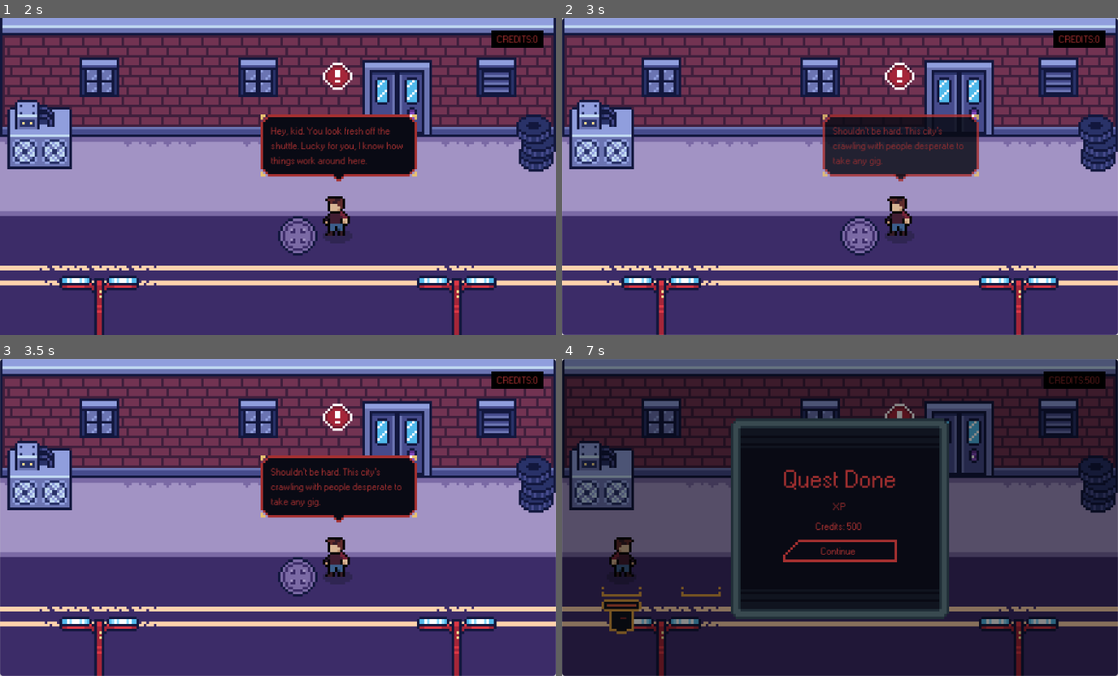
Above: before the commit, frames 1-4 (two rows, left to right).
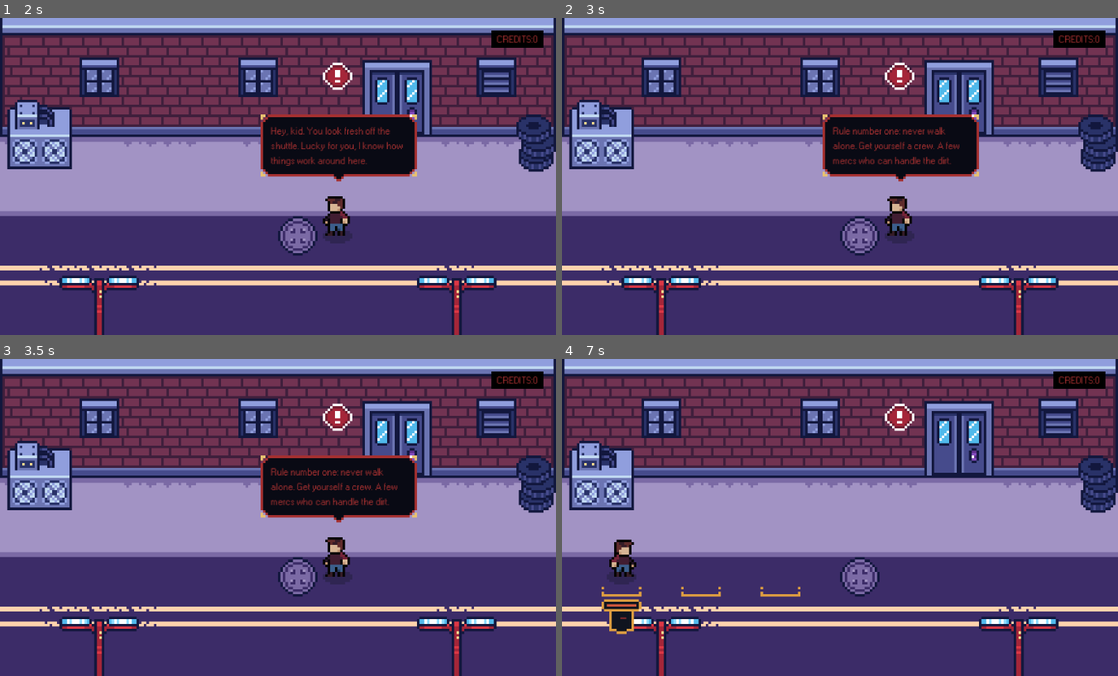
Above: after the commit, the same moments.

Repository: Paraldos/AdventureGame
Game: Godot game, scene res://title_screen/title_screen.tscn
The game is run twice, just before and just after one commit, with the same random seed, the same clock (stepped at 60 frames per second) and the same inputs.
Inputs (mouse positions are in pixels of both pictures, inside the frame that each line leads up to):
- Up to frame 1 (2 s): click "Start" at 0.5 s; move the mouse to (400, 160) at 1.27 s
- Up to frame 2 (3 s): click (840, 176) at 2 s; tap Enter at 2.75 s; move the mouse to (728, 192) at 2.77 s
- Up to frame 3 (3.5 s): no input
- Up to frame 4 (7 s): tap Space at 3.5 s; move the mouse to (895, 447) at 3.52 s; click (623, 552) at 4.27 s; click (1017, 653) at 5.02 s; click (623, 552) at 5.77 s; click (1017, 653) at 6.52 s

Frame 1 is identical in both runs. In frame 2, 3.3% of the frame differs, in the area x 0-100%, y 0-100%; in frame 3, 0.9%; in frame 4, 99%.

Commit message:
refactored dialog system

Diff:
--- a/dialog_manager/bubble/dialog_bubble.gd
+++ b/dialog_manager/bubble/dialog_bubble.gd
@@ -1,29 +1,50 @@
-extends Node2D
+extends CanvasLayer
 class_name DialogBubble
 
+@onready var marker: Marker2D = %Marker
 @onready var panel_container: PanelContainer = %PanelContainer
 @onready var content_container: VBoxContainer = %ContentContainer
 @onready var label: Label = %Label
 @onready var pointer_top: TextureRect = %PointerTop
 @onready var pointer_bottom: TextureRect = %PointerBottom
 @onready var animation_player: AnimationPlayer = $AnimationPlayer
+var bp_option_btn = preload("res://dialog_manager/bubble/option_btn.tscn")
 var dialog : Dialog
 
 func _ready() -> void:
-	_add_content()
-
-func _add_content():
+	SignalManager.remove_dialog_bubbles.connect(queue_free)
+	animation_player.play('fade_in')
+	_set_position()
 	_add_text()
 	_add_options()
 
+func _on_remove_dialog_bubbles():
+	await get_tree().create_timer(0.1).timeout
+	queue_free()
+
+func _set_position():
+	if dialog.speaker <= 5:
+		var target_slot = Utils.current_location.slots[dialog.speaker]
+		var target_pos = target_slot.global_position
+		target_pos.y -= 16
+		marker.global_position = target_pos
+
 func _add_text():
+	label.text = dialog.text
 	animation_player.play('fade_in')
-	label.text = dialog.text
 
 func _add_options():
+	if dialog.options.size() <= 1: return
 	for option in dialog.options:
-		var btn = DialogManager.bp_option_btn.instantiate()
-		btn.text = option.text
+		var btn = bp_option_btn.instantiate()
 		btn.option = option
-		btn.parent_bubble = self
+		btn.parent_dialog = dialog
 		content_container.add_child(btn)
+
+func _on_background_btn_pressed() -> void:
+	if dialog.options.size() > 1: return
+	SignalManager.remove_dialog_bubbles.emit()
+	if dialog.options.size() == 0:
+		SignalManager.dialog_option_selected.emit( dialog.id, null )
+	else:
+		SignalManager.dialog_option_selected.emit( dialog.id, dialog.options[0] )
--- a/dialog_manager/bubble/dialog_bubble.tscn
+++ b/dialog_manager/bubble/dialog_bubble.tscn
@@ -9,7 +9,7 @@
 tracks/0/type = "value"
 tracks/0/imported = false
 tracks/0/enabled = true
-tracks/0/path = NodePath(".:modulate")
+tracks/0/path = NodePath("Marker:modulate")
 tracks/0/interp = 1
 tracks/0/loop_wrap = true
 tracks/0/keys = {
@@ -25,7 +25,7 @@
 tracks/0/type = "value"
 tracks/0/imported = false
 tracks/0/enabled = true
-tracks/0/path = NodePath(".:modulate")
+tracks/0/path = NodePath("Marker:modulate")
 tracks/0/interp = 1
 tracks/0/loop_wrap = true
 tracks/0/keys = {
@@ -41,11 +41,28 @@
 &"fade_in": SubResource("Animation_2gkh8")
 }
 
-[node name="DialogBubble" type="Node2D"]
-modulate = Color(1, 1, 1, 0)
+[node name="DialogBubble" type="CanvasLayer"]
 script = ExtResource("1_4fcfv")
 
-[node name="PanelContainer" type="PanelContainer" parent="."]
+[node name="AnimationPlayer" type="AnimationPlayer" parent="."]
+libraries = {
+&"": SubResource("AnimationLibrary_wa8pd")
+}
+autoplay = "fade_in"
+
+[node name="BackgroundBtn" type="Button" parent="."]
+anchors_preset = 15
+anchor_right = 1.0
+anchor_bottom = 1.0
+grow_horizontal = 2
+grow_vertical = 2
+flat = true
+
+[node name="Marker" type="Marker2D" parent="."]
+unique_name_in_owner = true
+modulate = Color(1, 1, 1, 0)
+
+[node name="PanelContainer" type="PanelContainer" parent="Marker"]
 unique_name_in_owner = true
 anchors_preset = 7
 anchor_left = 0.5
@@ -60,26 +77,26 @@
 mouse_filter = 2
 theme = ExtResource("1_7grl3")
 
-[node name="ContentContainer" type="VBoxContainer" parent="PanelContainer"]
+[node name="ContentContainer" type="VBoxContainer" parent="Marker/PanelContainer"]
 unique_name_in_owner = true
 layout_mode = 2
 mouse_filter = 2
 theme_override_constants/separation = 2
 
-[node name="Label" type="Label" parent="PanelContainer/ContentContainer"]
+[node name="Label" type="Label" parent="Marker/PanelContainer/ContentContainer"]
 unique_name_in_owner = true
 custom_minimum_size = Vector2(15, 5)
 layout_mode = 2
 text = "Hallo Bert"
 autowrap_mode = 2
 
-[node name="MarginContainer" type="MarginContainer" parent="PanelContainer"]
+[node name="MarginContainer" type="MarginContainer" parent="Marker/PanelContainer"]
 visible = false
 layout_mode = 2
 mouse_filter = 2
 theme_override_constants/margin_top = -11
 
-[node name="PointerTop" type="TextureRect" parent="PanelContainer/MarginContainer"]
+[node name="PointerTop" type="TextureRect" parent="Marker/PanelContainer/MarginContainer"]
 unique_name_in_owner = true
 layout_mode = 2
 size_flags_vertical = 0
@@ -88,12 +105,12 @@
 stretch_mode = 5
 flip_v = true
 
-[node name="MarginContainer2" type="MarginContainer" parent="PanelContainer"]
+[node name="MarginContainer2" type="MarginContainer" parent="Marker/PanelContainer"]
 layout_mode = 2
 mouse_filter = 2
 theme_override_constants/margin_bottom = -11
 
-[node name="PointerBottom" type="TextureRect" parent="PanelContainer/MarginContainer2"]
+[node name="PointerBottom" type="TextureRect" parent="Marker/PanelContainer/MarginContainer2"]
 unique_name_in_owner = true
 layout_mode = 2
 size_flags_vertical = 8
@@ -101,8 +118,4 @@
 texture = ExtResource("3_2gkh8")
 stretch_mode = 5
 
-[node name="AnimationPlayer" type="AnimationPlayer" parent="."]
-libraries = {
-&"": SubResource("AnimationLibrary_wa8pd")
-}
-autoplay = "fade_in"
+[connection signal="pressed" from="BackgroundBtn" to="." method="_on_background_btn_pressed"]
--- a/dialog_manager/bubble/option_btn.gd
+++ b/dialog_manager/bubble/option_btn.gd
@@ -1,7 +1,11 @@
 extends Btn
 
+var parent_dialog : Dialog
 var option : DialogOption
-var parent_bubble : DialogBubble
+
+func _ready() -> void:
+	text = option.text
 
 func _on_pressed() -> void:
-	DialogManager.next_step(option)
+	SignalManager.dialog_option_selected.emit( parent_dialog.id, option )
+	SignalManager.remove_dialog_bubbles.emit()
--- a/dialog_manager/dialog_manager.gd
+++ b/dialog_manager/dialog_manager.gd
@@ -1,98 +1 @@
 extends CanvasLayer
-
-@onready var background_btn: Button = %BackgroundBtn
-var bp_dialog_bubble = preload("res://dialog_manager/bubble/dialog_bubble.tscn")
-var bp_option_btn = preload("res://dialog_manager/bubble/option_btn.tscn")
-var current_dialog
-var current_bubble
-
-# ============================================ ready
-func _ready() -> void:
-	SignalManager.scene_change_finished.connect(_check_location_for_valid_dialog)
-	_disable_background_btn()
-
-# ============================================ background btn
-func _on_background_btn_pressed() -> void:
-	if current_dialog.options:
-		return
-	else:
-		next_step( current_dialog )
-
-# ============================================ api
-func add_dialog_to_game_data(dialog_id: String) -> void:
-	if not GameData.dialog_queue.find(dialog_id) > 0:
-		GameData.dialog_queue.append( dialog_id )
-	_check_location_for_valid_dialog()
-
-func remve_dialog_from_game_data(dialog_id: String) -> void:
-	if GameData.dialog_queue.find(dialog_id) > 0:
-		GameData.dialog_queue.erase( dialog_id )
-
-func start_dialog(dialog_id: String) -> void:
-	current_dialog = get_node(dialog_id)
-	if not current_dialog: return
-	_disable_background_btn(false)
-	_add_npc()
-	_add_dialog_bubble()
-
-func next_step( dialog ):
-	current_bubble.queue_free()
-	if dialog.start_quest:
-		SignalManager.start_quest.emit(dialog.start_quest)
-	if dialog.finish_quest:
-		SignalManager.finish_quest.emit(dialog.finish_quest)
-	if dialog.start_recruting:
-		start_recruting()
-	if dialog.target_id:
-		start_dialog(dialog.target_id)
-	else:
-		end_dialog()
-
-func end_dialog():
-	SignalManager.remove_npcs.emit()
-	_disable_background_btn()
-
-func start_recruting():
-	end_dialog()
-	GameManager.state = GameManager.States.RECRUTING
-
-# ============================================ helper
-func _check_location_for_valid_dialog():
-	if not Utils.current_location: return
-	var dialog_id_for_this_location = _get_dialog_id_for_this_location()
-	if dialog_id_for_this_location:
-		start_dialog(dialog_id_for_this_location)
-		GameData.dialog_queue.erase( dialog_id_for_this_location )
-
-func _disable_background_btn(disable_btn = true):
-	if disable_btn:
-		background_btn.disabled = true
-		background_btn.mouse_filter = Control.MOUSE_FILTER_IGNORE
-	else:
-		background_btn.disabled = false
-		background_btn.mouse_filter = Control.MOUSE_FILTER_STOP
-
-func _add_npc():
-	if not current_dialog.add_npc: return
-	if current_dialog.speaker < 2 or current_dialog.speaker > 5: return
-	var npc = current_dialog.add_npc.instantiate()
-	if current_dialog.speaker <= 5:
-		Utils.current_location.slots[current_dialog.speaker].actor_container.add_child(npc)
-
-func _add_dialog_bubble():
-	current_bubble = bp_dialog_bubble.instantiate()
-	current_bubble.dialog = current_dialog
-	add_child(current_bubble)
-	if current_dialog.speaker <= 5:
-		current_bubble.global_position = Utils.current_location.slots[current_dialog.speaker].global_position
-		current_bubble.position.y -= 16
-
-func _get_dialog_id_for_this_location() -> String:
-	var current_location = Utils.current_location.scene_file_path.get_file().get_basename()
-	for dialog_id in GameData.dialog_queue:
-		var dialog = get_node(dialog_id)
-		if not dialog: continue
-		if not dialog.location: continue
-		if dialog.location.find(current_location):
-			return dialog_id
-	return ""
--- a/dialog_manager/dialog_manager.tscn
+++ b/dialog_manager/dialog_manager.tscn
@@ -1,54 +1,66 @@
-[gd_scene load_steps=4 format=3 uid="uid://j3eaeq126b3d"]
+[gd_scene load_steps=9 format=3 uid="uid://j3eaeq126b3d"]
 
 [ext_resource type="Script" uid="uid://3vcc6vsw433v" path="res://dialog_manager/dialog_manager.gd" id="1_jch72"]
 [ext_resource type="Script" uid="uid://vqv617lov561" path="res://dialog_manager/resources/dialog.gd" id="2_1ku4q"]
 [ext_resource type="PackedScene" uid="uid://bgr7yd4sct3b7" path="res://npcs/bug.tscn" id="3_65if4"]
+[ext_resource type="Script" uid="uid://c4papynmlhc0q" path="res://dialog_manager/resources/dialog_option.gd" id="4_m5bya"]
+
+[sub_resource type="Resource" id="Resource_65if4"]
+script = ExtResource("4_m5bya")
+next_dialog = "Start2"
+metadata/_custom_type_script = "uid://c4papynmlhc0q"
+
+[sub_resource type="Resource" id="Resource_m5bya"]
+script = ExtResource("4_m5bya")
+next_dialog = "Start3"
+metadata/_custom_type_script = "uid://c4papynmlhc0q"
+
+[sub_resource type="Resource" id="Resource_s6txv"]
+script = ExtResource("4_m5bya")
+text = "Okay"
+start_recruting = true
+metadata/_custom_type_script = "uid://c4papynmlhc0q"
+
+[sub_resource type="Resource" id="Resource_s8b5a"]
+script = ExtResource("4_m5bya")
+next_dialog = "Start5"
+metadata/_custom_type_script = "uid://c4papynmlhc0q"
 
 [node name="DialogManager" type="CanvasLayer"]
 script = ExtResource("1_jch72")
-
-[node name="BackgroundBtn" type="Button" parent="."]
-unique_name_in_owner = true
-anchors_preset = 15
-anchor_right = 1.0
-anchor_bottom = 1.0
-grow_horizontal = 2
-grow_vertical = 2
-flat = true
 
 [node name="Tutorial" type="Node" parent="."]
 
 [node name="Start" type="Node" parent="Tutorial"]
 script = ExtResource("2_1ku4q")
 text = "Hey, kid. You look fresh off the shuttle. Lucky for you, I know how things work around here."
-location = "TestArea"
-target_id = "Tutorial/Start2"
+location = "test_area"
 speaker = 3
 add_npc = ExtResource("3_65if4")
+options = Array[ExtResource("4_m5bya")]([SubResource("Resource_65if4")])
 metadata/_custom_type_script = "uid://vqv617lov561"
 
 [node name="Start2" type="Node" parent="Tutorial"]
 script = ExtResource("2_1ku4q")
 text = "Rule number one: never walk alone. Get yourself a crew. A few mercs who can handle the dirt."
-target_id = "Tutorial/Start3"
 speaker = 3
+options = Array[ExtResource("4_m5bya")]([SubResource("Resource_m5bya")])
 metadata/_custom_type_script = "uid://vqv617lov561"
 
 [node name="Start3" type="Node" parent="Tutorial"]
 script = ExtResource("2_1ku4q")
 text = "Shouldn’t be hard. This city’s crawling with people desperate to take any gig."
-start_recruting = true
-start_quest = "Recruite3Mercs"
 speaker = 3
+options = Array[ExtResource("4_m5bya")]([SubResource("Resource_s6txv")])
 metadata/_custom_type_script = "uid://vqv617lov561"
 
 [node name="Start4" type="Node" parent="Tutorial"]
 script = ExtResource("2_1ku4q")
 text = "Well done, kid. With those mercs, you should be fine for now."
 location = "TestArea"
-finish_quest = "Recruite3Mercs"
 speaker = 3
 add_npc = ExtResource("3_65if4")
+options = Array[ExtResource("4_m5bya")]([SubResource("Resource_s8b5a")])
 metadata/_custom_type_script = "uid://vqv617lov561"
 
 [node name="Start5" type="Node" parent="Tutorial"]
@@ -58,5 +70,3 @@
 speaker = 3
 add_npc = ExtResource("3_65if4")
 metadata/_custom_type_script = "uid://vqv617lov561"
-
-[connection signal="pressed" from="BackgroundBtn" to="." method="_on_background_btn_pressed"]
--- a/dialog_manager/resources/dialog.gd
+++ b/dialog_manager/resources/dialog.gd
@@ -5,14 +5,66 @@
 
 @export_multiline var text : String
 @export var location : String
-
-@export_group("Options")
-@export var options : Array[DialogOption]
-@export var target_id : String
-@export var start_recruting = false
-@export var start_quest : String
-@export var finish_quest : String
-
-@export_group("Speaker")
 @export var speaker : Speakers
 @export var add_npc : PackedScene
+@export var options : Array[DialogOption]
+
+var id
+var enabled = false
+var bubble
+var bp_dialog_bubble = preload("res://dialog_manager/bubble/dialog_bubble.tscn")
+
+# ===================================== ready
+func _ready() -> void:
+	id = name
+	SignalManager.scene_changed.connect(_on_scene_changed)
+	SignalManager.enable_dialog.connect(_on_enable_dialog)
+	SignalManager.dialog_option_selected.connect(_on_dialog_option_selected)
+	if options.size() == 0: print_debug('dialog has no options: %s' % id)
+
+func _on_enable_dialog(target_id : String, new_status : bool):
+	if target_id != id: return
+	enabled = new_status
+
+func _on_scene_changed():
+	if not enabled: return
+	if not Utils.current_location: return
+	var current_location = Utils.current_location.scene_file_path.get_file().get_basename()
+	if current_location != location: return
+	_start_dialog()
+
+func _on_dialog_option_selected( old_dialog_id : String, selected_option : DialogOption ):
+	if selected_option == null:
+		_stop_dialog()
+		return
+	if old_dialog_id == id:
+		if selected_option.next_dialog == "":
+			_stop_dialog()
+		if selected_option.start_quest:
+			SignalManager.start_quest.emit(selected_option.start_quest)
+		if selected_option.finish_quest:
+			SignalManager.finish_quest.emit(selected_option.finish_quest)
+		if selected_option.start_recruting:
+			GameManager.state = GameManager.States.RECRUTING
+	if selected_option.next_dialog == id:
+		_start_dialog()
+
+# ===================================== helper
+func _start_dialog():
+	_add_npc()
+	_add_dialog_bubble()
+	enabled = false
+
+func _stop_dialog():
+	print('bert')
+	SignalManager.remove_npcs.emit()
+
+func _add_npc():
+	if not add_npc: return
+	var npc = add_npc.instantiate()
+	Utils.current_location.slots[speaker].actor_container.add_child(npc)
+
+func _add_dialog_bubble():
+	bubble = bp_dialog_bubble.instantiate()
+	bubble.dialog = self
+	DialogManager.add_child(bubble)
--- a/dialog_manager/resources/dialog_option.gd
+++ b/dialog_manager/resources/dialog_option.gd
@@ -2,7 +2,7 @@
 class_name DialogOption
 
 @export var text : String
-@export var target_id : String
+@export var next_dialog : String
 @export var start_recruting = false
 @export var start_quest : String
 @export var finish_quest : String
--- a/singeltons/game_manager.gd
+++ b/singeltons/game_manager.gd
@@ -10,7 +10,7 @@
 
 # =========================================== new game
 func new_game():
-	DialogManager.add_dialog_to_game_data("Tutorial/Start")
+	SignalManager.enable_dialog.emit("Start", true)
 	# actors
 	GameData.actors = []
 	GameData.actors.resize(7)
--- a/singeltons/scene_manager.gd
+++ b/singeltons/scene_manager.gd
@@ -10,7 +10,7 @@
 	await _fade_in()
 	get_tree().change_scene_to_file('res://%s.tscn' % scene_path)
 	await _fade_out()
-	SignalManager.scene_change_finished.emit()
+	SignalManager.scene_changed.emit()
 
 func _fade_in():
 	background.mouse_filter = Control.MOUSE_FILTER_STOP
--- a/singeltons/signal_manager.gd
+++ b/singeltons/signal_manager.gd
@@ -3,11 +3,17 @@
 signal select_hero
 signal update_actor_value
 signal update_actor_template(index)
-signal scene_change_finished
+signal scene_changed
 signal remove_npcs
 signal state_changed
 signal deselect_slot_btn
-signal merc_recruited
+
 signal start_quest(quest_id : String)
 signal finish_quest(quest_id : String)
+signal merc_recruited
+
 signal update_credits
+
+signal enable_dialog(id : String, new_status : bool)
+signal dialog_option_selected( old_dialog_id : String, selected_option : DialogOption )
+signal remove_dialog_bubbles()
